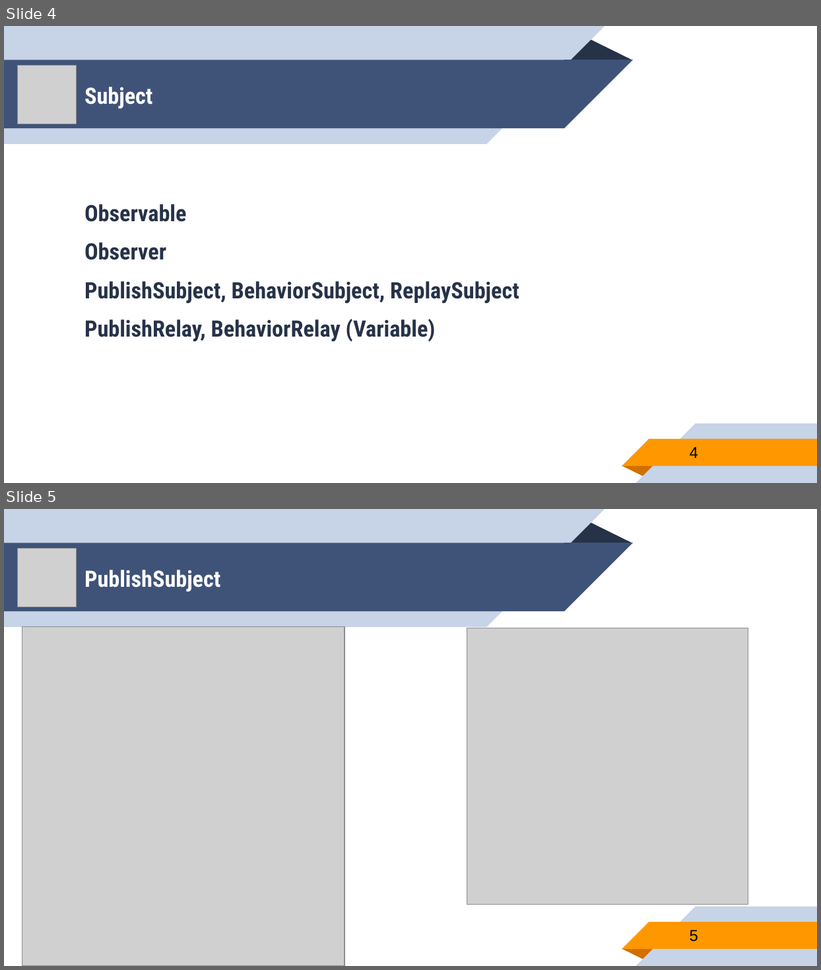
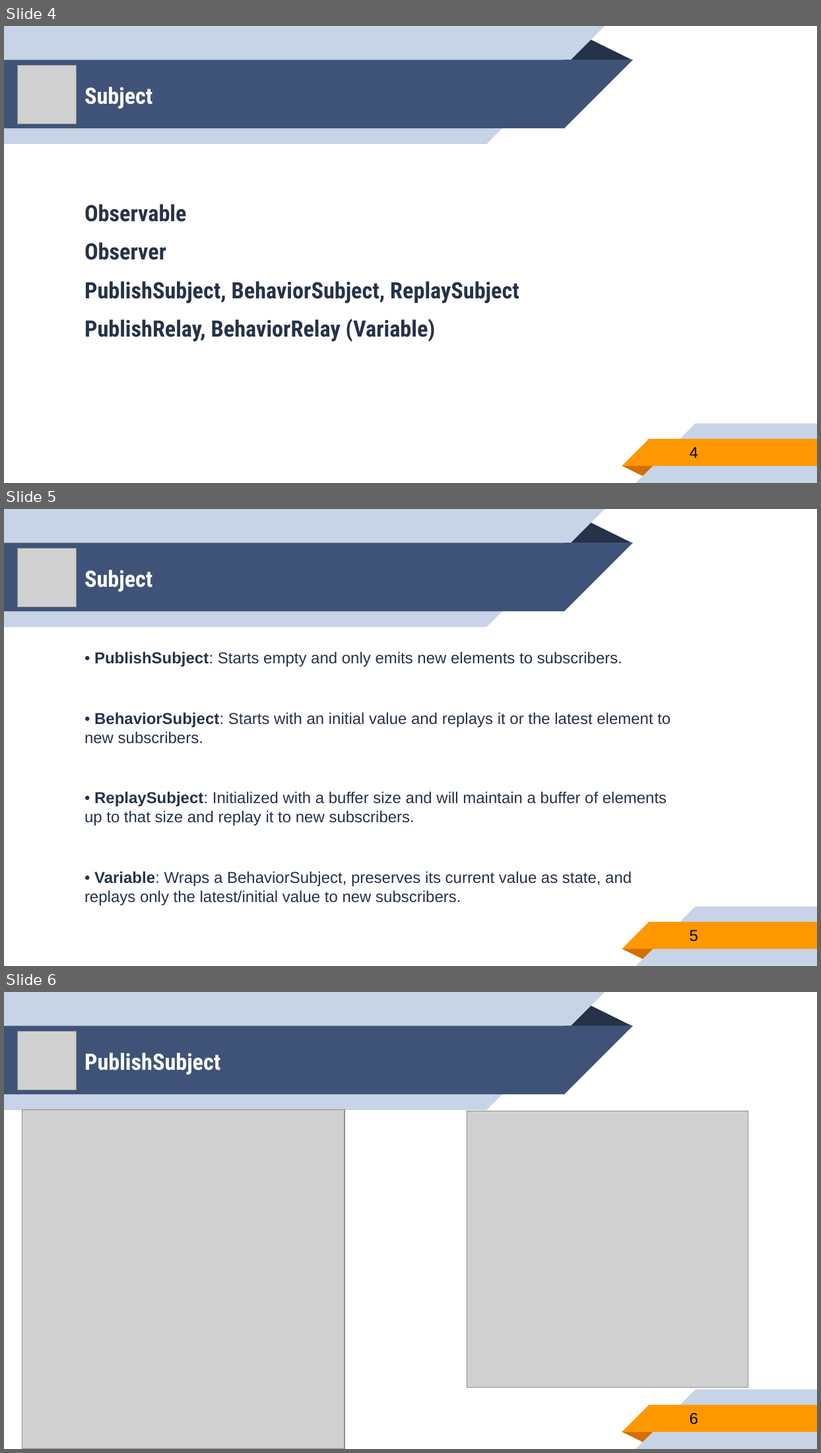
Before and after one commit to younghwankim/RxSwiftClass, a slide deck: RxSwiftBasics/day2/RxSwiftBasics2.pptx. Shown one above the other, each under a label of ours: slides 4 and 5 before the commit, slides 4, 5 and 6 after it. The pictures are 821x970 and 821x1453 pixels, drawn with LibreOffice and Linux fonts; fonts in the diff are those of the drawing; grey boxes stand for pictures. Boxes give left, top, right and bottom in pixels: in the first picture for what was removed or moved away, otherwise in the second. Text is boxed around its words. In the diff, an @@ line names an element or a change of style, - is before the commit and + after.

Commit message:
List of Subject Type

```diff
--- a/RxSwiftBasics/day2/RxSwiftBasics2.pptx
+++ b/RxSwiftBasics/day2/RxSwiftBasics2.pptx
@@ slide 5 added at (4,509,817,966), background #FFFFFF; not listed: 10 template elements that a slide beside it also shows @@
@@ picture added at (18,548,77,607) @@
@@ title added at (85,570,152,592), 20 pt, text #FFFFFF, bold @@
+Subject
@@ text added at (85,652,671,906), 14 pt, text #263248 @@
+• PublishSubject: Starts empty and only emits new elements to subscribers.
+• BehaviorSubject: Starts with an initial value and replays it or the latest element to new subscribers.
+• ReplaySubject: Initialized with a buffer size and will maintain a buffer of elements up to that size and replay it to new subscribers.
+• Variable: Wraps a BehaviorSubject, preserves its current value as state, and replays only the latest/initial value to new subscribers.
@@ page number added at (690,930,698,942), 14 pt, text #000000 @@
+5
@@ what was slide 5 is now slide 6 @@
@@ page number at (690,1413,698,1425): text changed @@
-5
+6
```
Also in this commit, not shown: 1 other file.
